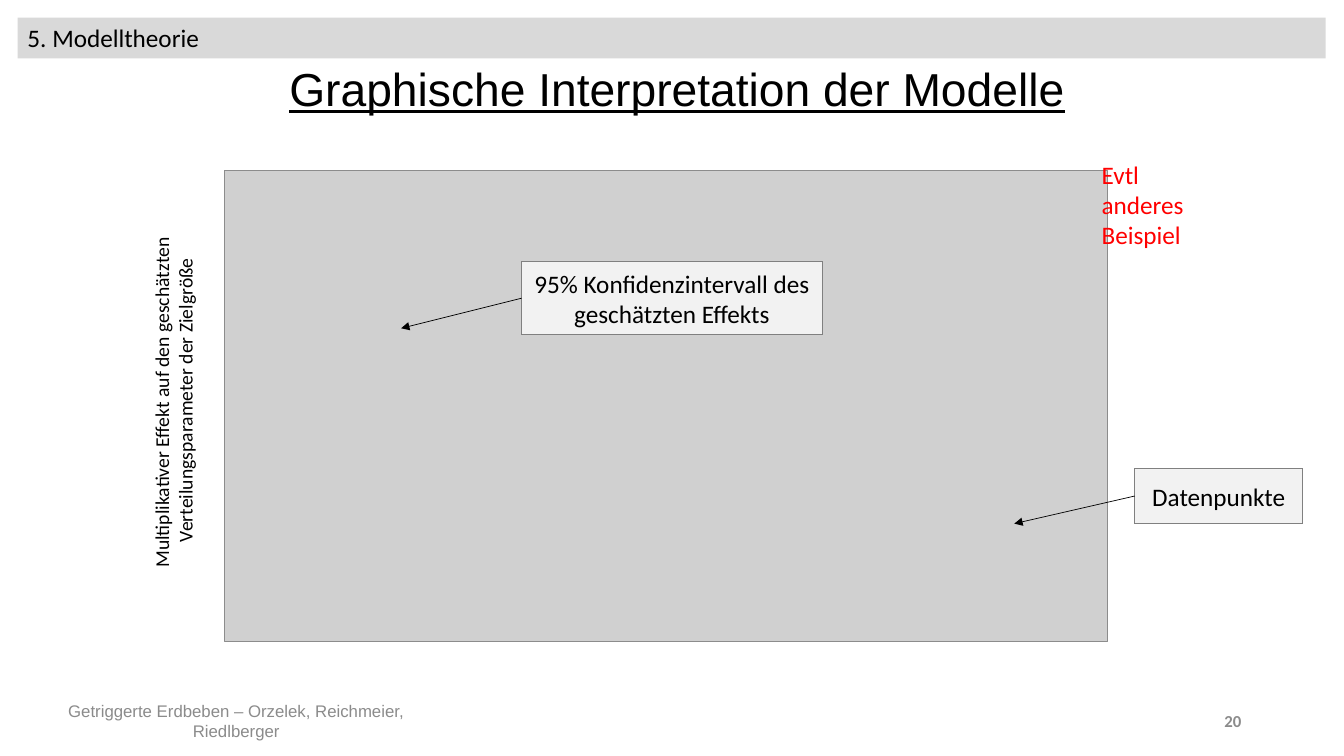
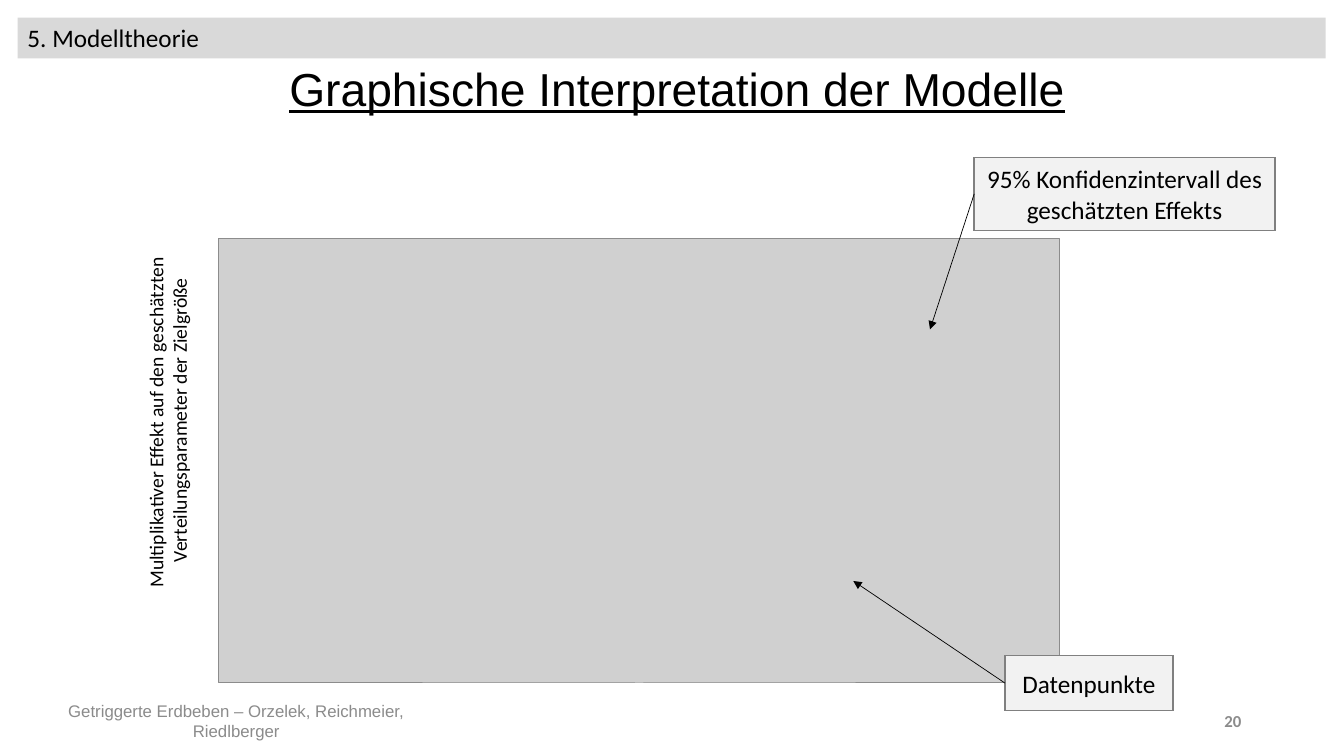
Before and after one commit to Kati77/Praktikum-Erdbeben, a slide deck: slide 20 of pp - AbschlusspräsentationX.pptx. Drawn at 1344x756 pixels with LibreOffice and Linux fonts; fonts in the diff are those of the drawing; grey boxes stand for pictures. Boxes give left, top, right and bottom in pixels: in the first picture for what was removed or moved away, otherwise in the second. Text is boxed around its words. In the diff, an @@ line names an element or a change of style, - is before the commit and + after.

```diff
--- a/pp - AbschlusspräsentationX.pptx
+++ b/pp - AbschlusspräsentationX.pptx
@@ rectangle "95% Konfidenzintervall des geschätzten Effekts" moved from (x1=521, y1=262, x2=822, y2=335) to (x1=975, y1=157, x2=1275, y2=230) @@
@@ text removed at (x1=1102, y1=166, x2=1184, y2=251) @@
-Evtl anderes Beispiel
@@ arrow moved from (521, 298) - (401, 329) to (975, 194) - (931, 330) @@
@@ text "Multiplikativer Effekt auf den geschätzten" moved from (x1=150, y1=248, x2=198, y2=565) to (x1=145, y1=268, x2=192, y2=585) @@
@@ picture resized from (x1=225, y1=171, x2=1108, y2=642) to (x1=219, y1=239, x2=1061, y2=684) @@
@@ arrow moved from (1135, 496) - (1014, 523) to (1005, 684) - (854, 581) @@
@@ rectangle "Datenpunkte" moved from (x1=1135, y1=469, x2=1304, y2=524) to (x1=1005, y1=655, x2=1174, y2=711) @@
```
Also in this commit, not shown: 14 other slides changed, 1 slide removed, 1 other file.
